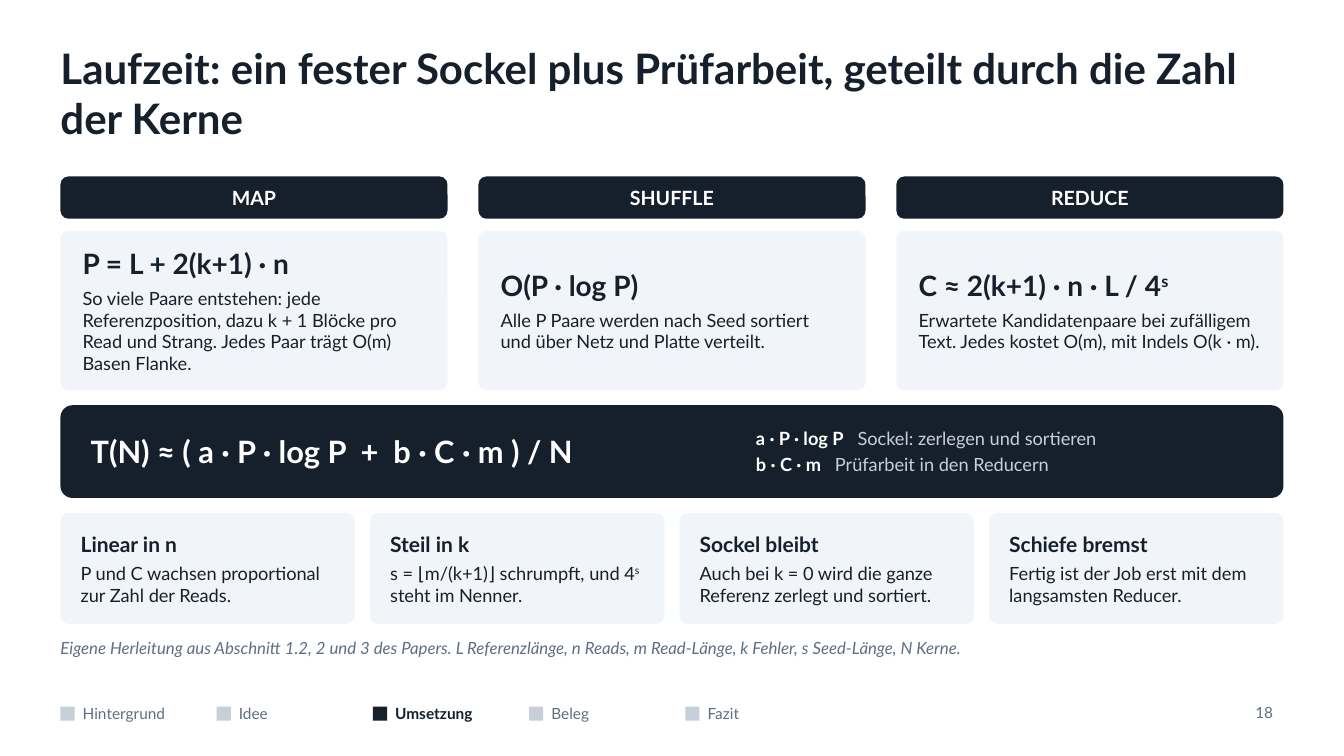
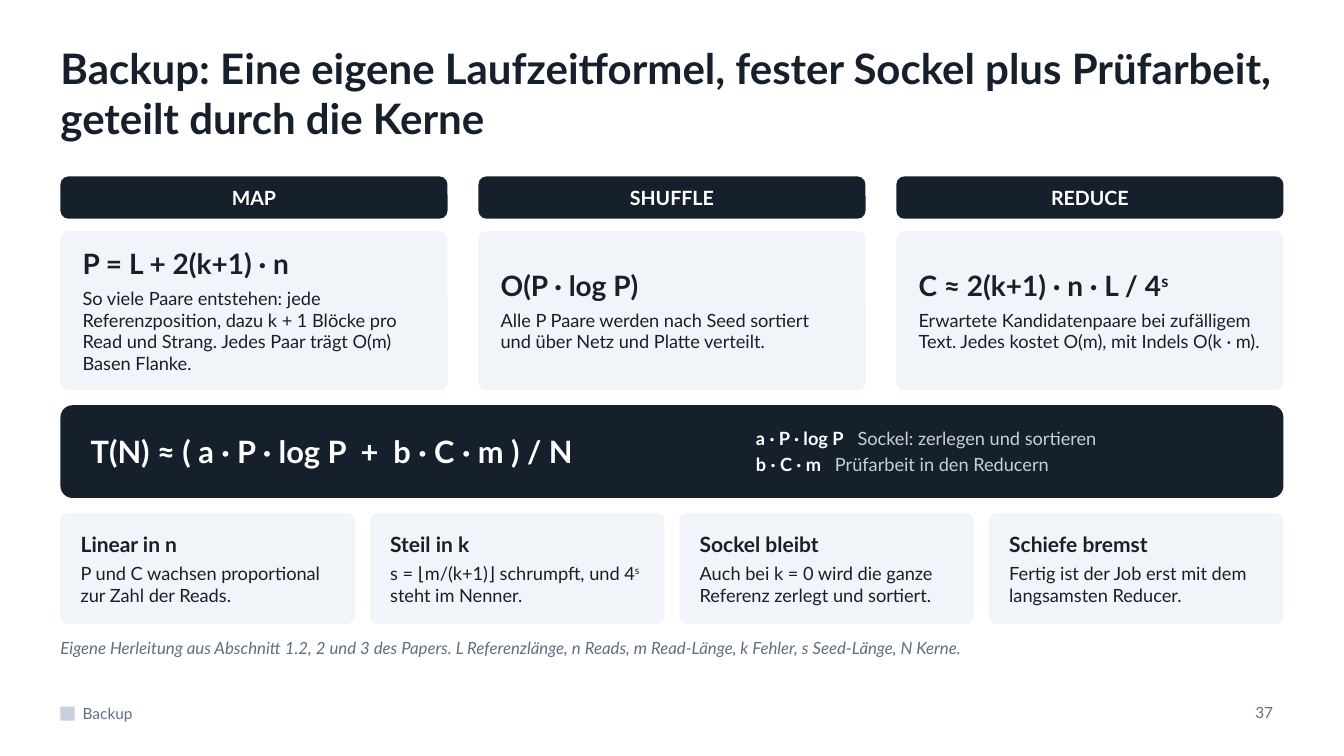
Before and after one commit to mawehl/BigData, a slide deck: slide 37 of CloudBurst_Vortrag.pptx (slide 18 before the commit). Drawn at 1344x756 pixels with LibreOffice and Linux fonts; fonts in the diff are those of the drawing. Boxes give left, top, right and bottom in pixels: in the first picture for what was removed or moved away, otherwise in the second. Text is boxed around its words. In the diff, an @@ line names an element or a change of style, - is before the commit and + after.

```diff
--- a/CloudBurst_Vortrag.pptx
+++ b/CloudBurst_Vortrag.pptx
@@ title at (x1=60, y1=52, x2=1271, y2=142): text changed @@
-Laufzeit: ein fester Sockel plus Prüfarbeit, geteilt durch die Zahl der Kerne
+Backup: Eine eigene Laufzeitformel, fester Sockel plus Prüfarbeit, geteilt durch die Kerne
@@ text removed at (x1=83, y1=707, x2=165, y2=722) @@
-Hintergrund
@@ text added at (x1=83, y1=707, x2=133, y2=722), 11 pt, text #5F6E82 @@
+Backup
@@ rectangle removed at (x1=217, y1=707, x2=231, y2=721) @@
@@ text removed at (x1=239, y1=707, x2=268, y2=719) @@
-Idee
@@ rectangle removed at (x1=373, y1=707, x2=387, y2=721) @@
@@ text removed at (x1=395, y1=708, x2=472, y2=722) @@
-Umsetzung
@@ rectangle removed at (x1=529, y1=707, x2=543, y2=721) @@
@@ text removed at (x1=551, y1=707, x2=589, y2=722) @@
-Beleg
@@ rectangle removed at (x1=686, y1=707, x2=700, y2=721) @@
@@ text removed at (x1=708, y1=708, x2=739, y2=719) @@
-Fazit
@@ page number at (x1=1255, y1=707, x2=1273, y2=718): text changed @@
-18
+37
```
Also in this commit, not shown: 4 other slides changed, 1 slide added, 1 other file.
